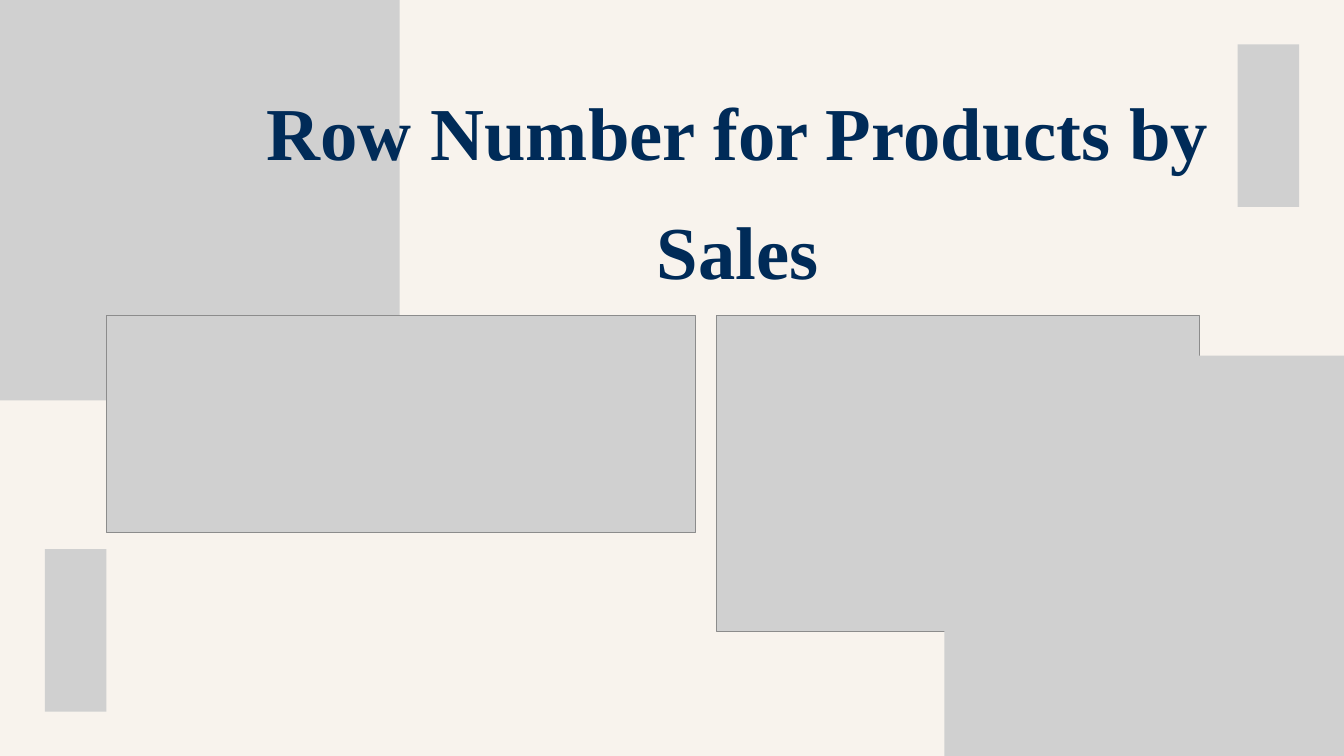
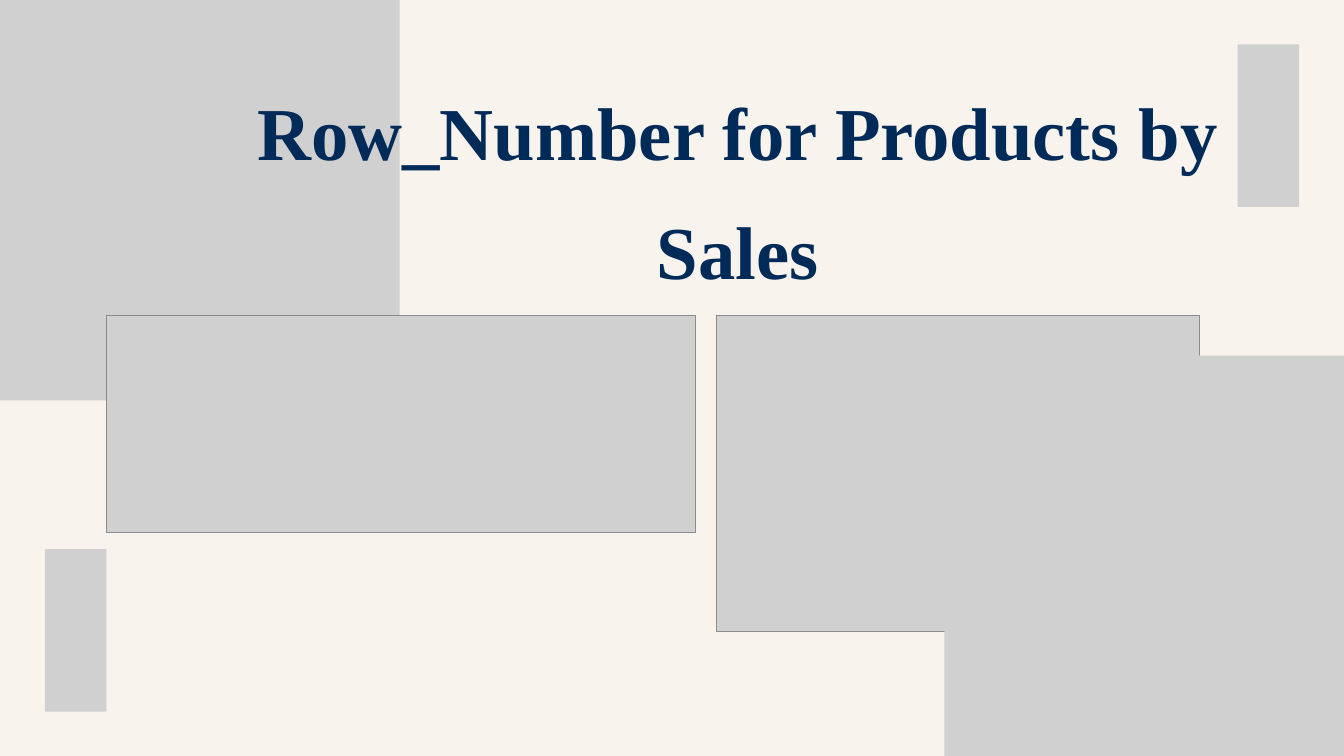
Before and after one commit to krupadalal/Flipkart-SQL-Sales-Analysis, a slide deck: slide 26 of flipkart_ppt.pptx. Drawn at 1344x756 pixels with LibreOffice and Linux fonts; fonts in the diff are those of the drawing; grey boxes stand for pictures. Boxes give left, top, right and bottom in pixels: in the first picture for what was removed or moved away, otherwise in the second. Text is boxed around its words. In the diff, an @@ line names an element or a change of style, - is before the commit and + after.

```diff
--- a/flipkart_ppt.pptx
+++ b/flipkart_ppt.pptx
@@ text at [257,107,1218,280]: text changed @@
-Row Number for Products by Sales
+Row_Number for Products by Sales
```
Also in this commit, not shown: 13 other slides changed.
